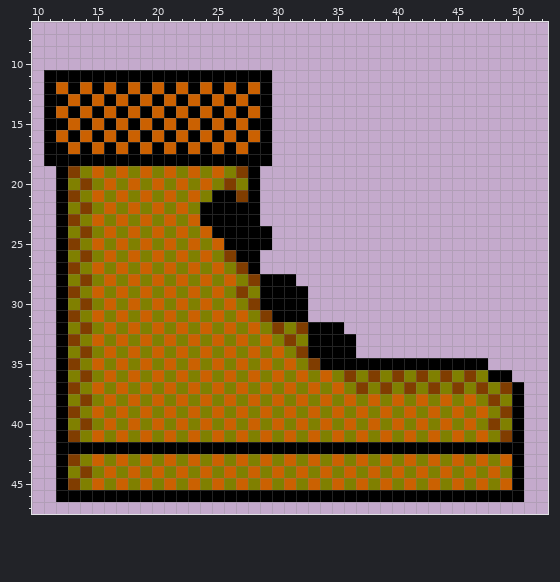
Two states of a pixel-art sprite, projectRPG/res/drawable-hdpi/bronzenestiefel.png. Above: the version before the commit.
The file is 60x60 pixels. Shown: x 10..52, y 7..47.
After the commit:
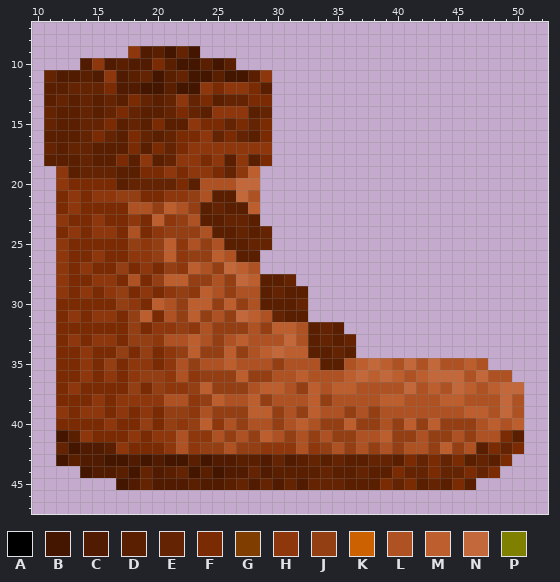
Palette (. is transparent): A #000000  B #441600  C #501b00  D #5a1e01  E #642303  F #7b2b04  G #803d00  H #8e370c  J #943e13  K #cb6101  L #ae5123  M #bd5e2f  N #c3683b  P #808000
What changed:
Changed rows in their new state; - is an unchanged pixel.
first column x 11:
 9 -------HCDBEB---------------------------
10 ---CHCDCCFDBBDBD------------------------
11 ECCDCHCDEBDEBBDBBDH---------------------
12 DDEEEFCCBBDBBHFHHFD---------------------
13 DEDEDEDFEDEHEFDEEFF---------------------
14 EDDEDEFEDDEFEDHHHDE---------------------
15 EDDEEFDEDFDDHFFEFEF---------------------
16 DDDEFEDFEDEFFHEFEDF---------------------
17 EDEEDDDFDFEFHHHHHHH---------------------
18 DDDEDDFDHDEHHFHDHDF---------------------
19 -HDEEEDDFFHFHHFEHM----------------------
20 -HFFFFDEEEEFDLLLNN----------------------
21 -FHFHHJJFFHHJLDDNL----------------------
22 -FHFFFFLLJMLJDEDDM----------------------
23 -HFFHFFHFMHJLDDEED----------------------
24 -FHFHHFLFHJJJLDDEDE---------------------
25 -HFFFFFJHJMHLJLDDEE---------------------
26 -HFFHFFHHJMHJJMLDD----------------------
27 -HFHFFJFHFJHMLJNML----------------------
28 -HFFHHFLFJMMJJLJNMDDE-------------------
29 -HFHFHJFHFHJHMLJLLDEDD------------------
30 -FFFFFJHFMLJMMJMJLDDDE------------------
31 -FHFHHFJMFLJMJLJNMLEDD------------------
32 -FFFFFFJFHHJHLJJJLJMMLDED---------------
33 -FHFHHFJJHLLMLJLMLLLNLDEDE--------------
34 -FFHFFJFJFHJMJJMJLMNMMDDED--------------
35 -FFHFJFHHFHLJLLMLLLJLLLDDLMNMLNLNLLML---
36 -FFHFHFHJJHLHJJJMJJLLMLLLMNMNMLMNNNLNLL-
37 -FHFFFFJFJHHJMJJJLMMLJMLMMLLLLNLMLNMLMNN
38 -FFFHFHHHHLLHJMLLMJLLLMJLLLLMMLLLMMLLLNL
39 -HFHHFHFHFJJHLJJJMMJLJMLLJLJLLLLLLLMMLNL
40 -FFFFHFFJFJHJMHLJLLJLMLJJMJJLJMJMJJJLMLM
41 -BDHFFFHFHHLHHLJLJMLJLJLJJLLMJJLJJLJLLFD
42 -EBCCDHFFFHLHJJLJJHHHLHJLJLJLJLLJMJLDFEF
43 -BDCCBBCBCBBDBCCDDCECDEDEDDEEDFEFEFDEDF.
44 -..BCCDBECDEBDBCCECDDDDEDDEDDFEEFEEFEF..
45 -.....BCECCCDCCDECECECEEEDDDFEFDEDFD....
46 -.......................................
Pixel boxes of the changes (left, top, right, bottom) in both pictures:
changed: (44, 46, 524, 502)
